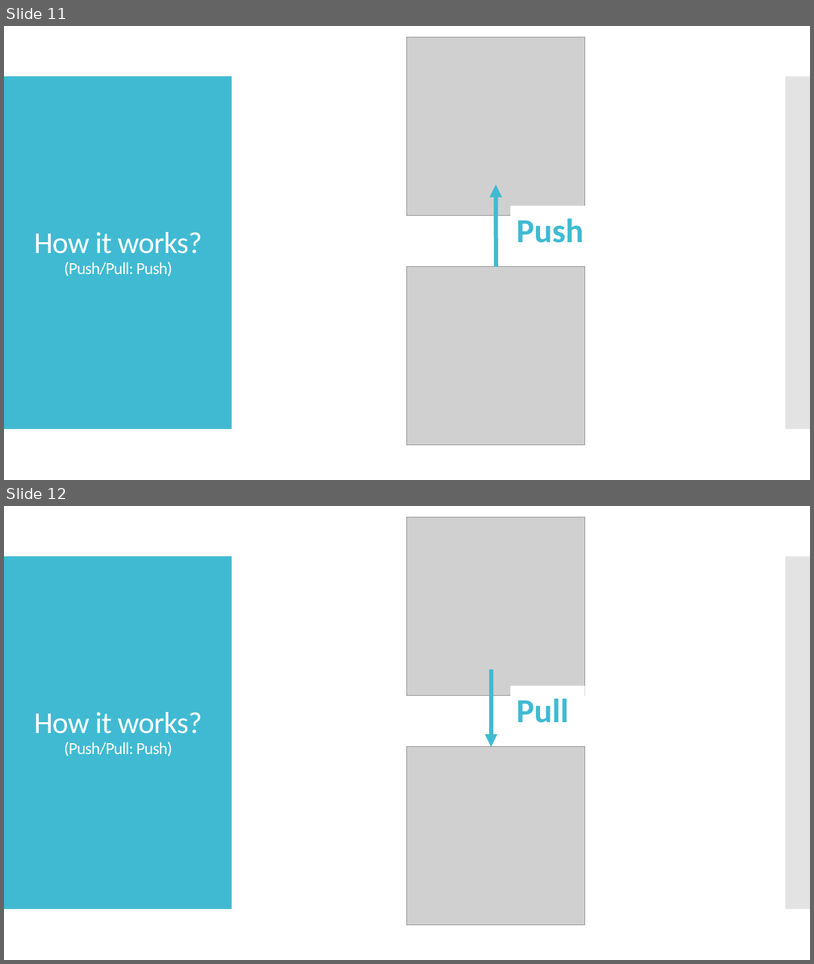
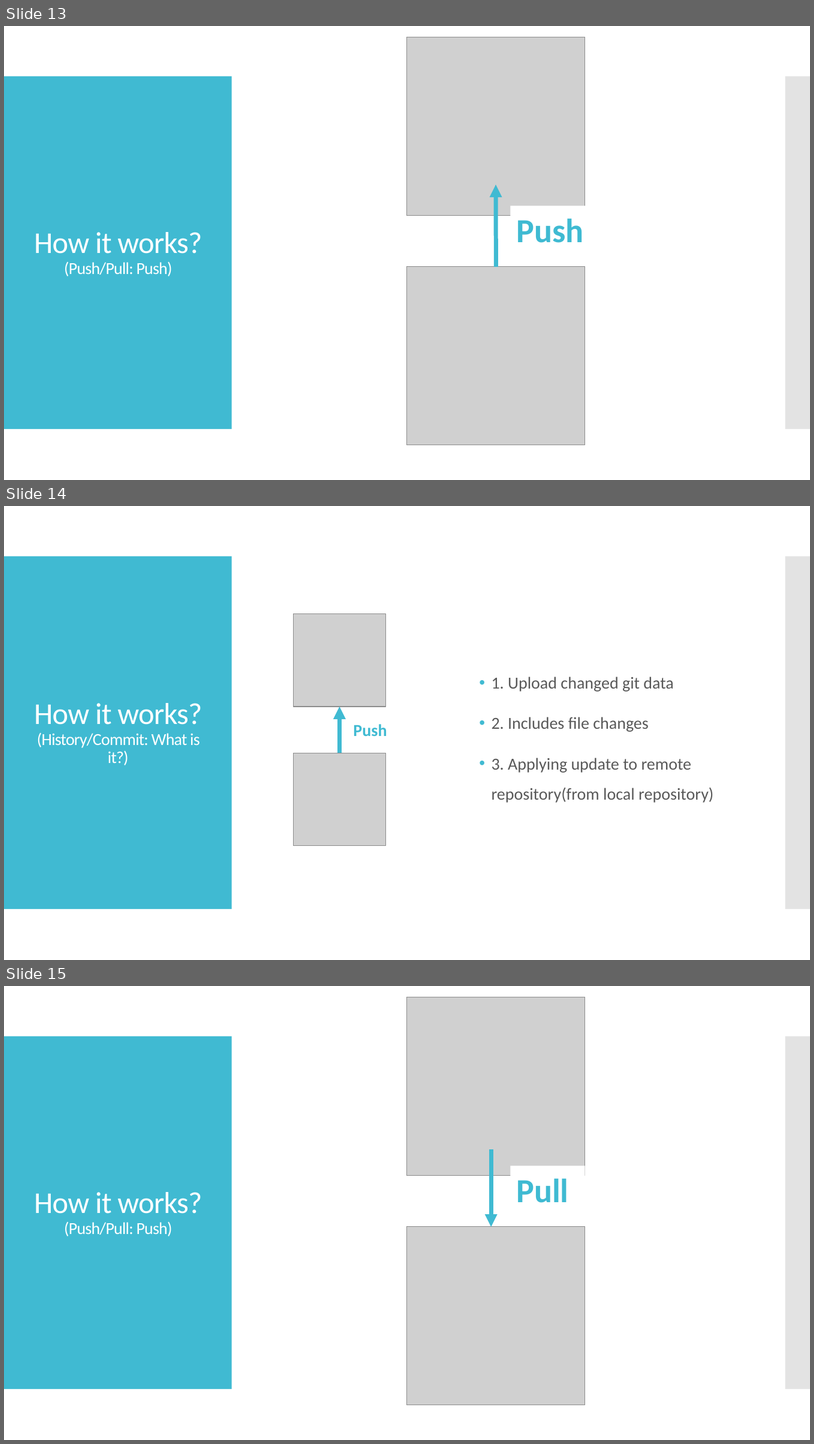
Before and after one commit to IncoCura/Instruction, a slide deck: Source Control/1. Intro to Git.pptx. Shown one above the other, each under a label of ours: slides 11 and 12 before the commit, slides 13, 14 and 15 after it. The pictures are 814x964 and 814x1444 pixels, drawn with LibreOffice and Linux fonts; fonts in the diff are those of the drawing; grey boxes stand for pictures. Boxes give left, top, right and bottom in pixels: in the first picture for what was removed or moved away, otherwise in the second. Text is boxed around its words. In the diff, an @@ line names an element or a change of style, - is before the commit and + after.

```diff
--- a/Source Control/1. Intro to Git.pptx
+++ b/Source Control/1. Intro to Git.pptx
@@ slide 14 added at (4,506,810,960), background #FFFFFF; not listed: 2 template elements that a slide beside it also shows @@
@@ picture added at (294,614,386,707) @@
@@ text added at (492,676,714,802), 20 pt, text #595959 @@
+• 1. Upload changed git data
+• 2. Includes file changes
+• 3. Applying update to remote repository(from local repository)
@@ title added at (34,703,202,765), 20 pt, text #FFFFFF @@
+How it works?
+(History/Commit: What is it?)
@@ arrow added from (340, 753) to (340, 706), #40BAD2 5 pt @@
@@ text added at (353,724,387,736), 20 pt, text #3FBAD2, bold @@
+Push
@@ picture added at (294,753,386,846) @@
@@ what was slide 11 is now slide 13 @@
@@ what was slide 12 is now slide 15 @@
```
Also in this commit, not shown: 4 slides changed, 3 other slides added.
